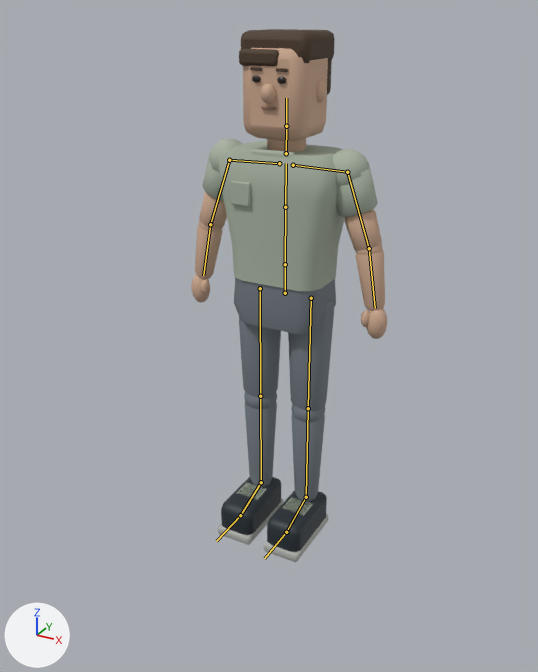
An edit to the glTF model models/avatars/avatar_casual.glb, drawn before and after from the same camera.
Rendered twice from a 50 mm lens placed at (1.115, -2.142, 1.838), pointed at (0.063, -0.23, 0.882). The lights are fixed; the arrows at lower left show +X, +Y and +Z. The picture after the commit comes second. The bones that change, and the others that lie on the model, are drawn over the model as lines.

Names of what the first picture shows: 'avatar_casual_mesh'.
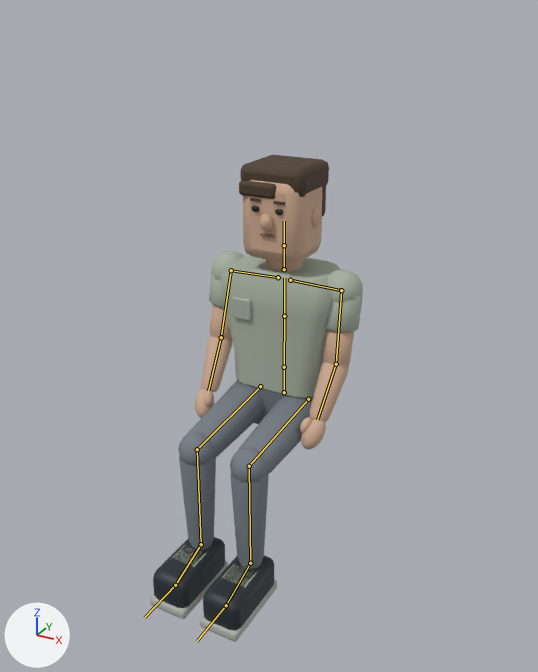
The newer file adds an action. The first version stands in its rest pose; the second is drawn at frame 18 of the action 'seated_idle'.

Edits to the bpy script that builds the scene:
```text
Change bone_hips:
    where bone_hips = bpy.data.objects['avatar_casual'].pose.bones['hips']
    bone_hips.location: (0.0, 0.0, 0.0) -> (0.0, -0.386, 0.0)
Change bone_chest:
    where bone_chest = bpy.data.objects['avatar_casual'].pose.bones['chest']  # child of 'spine'
    bone_chest.rotation_quaternion: (1.0, 0.0, 0.0, 0.0) -> (1.0, 0.02, 0.0, 0.0)  # degrees (0, 0, 0) -> degrees (2, 0, 0)
Change bone_head:
    where bone_head = bpy.data.objects['avatar_casual'].pose.bones['head']  # child of 'neck'
    bone_head.rotation_quaternion: (1.0, 0.0, 0.0, 0.0) -> (1.0, -0.016, 0.0, 0.0)  # degrees (0, 0, 0) -> degrees (-2, 0, 0)
Change bone_upper_arm_l:
    where bone_upper_arm_l = bpy.data.objects['avatar_casual'].pose.bones['upper_arm.L']  # child of 'shoulder.L'
    bone_upper_arm_l.rotation_quaternion: (1.0, 0.0, 0.0, 0.0) -> (0.979, -0.166, -0.067, 0.097)  # degrees (0, 0, 0) -> degrees (-20, -6, 12)
Change bone_forearm_l:
    where bone_forearm_l = bpy.data.objects['avatar_casual'].pose.bones['forearm.L']  # child of 'upper_arm.L'
    bone_forearm_l.rotation_quaternion: (1.0, 0.0, 0.0, 0.0) -> (0.985, -0.169, -0.031, -0.031)  # degrees (0, 0, 0) -> degrees (-19, -4, -3)
Change bone_upper_arm_r:
    where bone_upper_arm_r = bpy.data.objects['avatar_casual'].pose.bones['upper_arm.R']  # child of 'shoulder.R'
    bone_upper_arm_r.rotation_quaternion: (1.0, 0.0, 0.0, 0.0) -> (0.979, -0.166, 0.067, -0.097)  # degrees (0, 0, 0) -> degrees (-20, 6, -12)
Change bone_forearm_r:
    where bone_forearm_r = bpy.data.objects['avatar_casual'].pose.bones['forearm.R']  # child of 'upper_arm.R'
    bone_forearm_r.rotation_quaternion: (1.0, 0.0, 0.0, 0.0) -> (0.985, -0.169, 0.031, 0.031)  # degrees (0, 0, 0) -> degrees (-19, 4, 3)
Change bone_thigh_l:
    where bone_thigh_l = bpy.data.objects['avatar_casual'].pose.bones['thigh.L']  # child of 'hips'
    bone_thigh_l.rotation_quaternion: (1.0, 0.0, 0.0, 0.0) -> (0.739, -0.674, 0.0, 0.0)  # degrees (0, 0, 0) -> degrees (-85, 0, 0)
Change bone_shin_l:
    where bone_shin_l = bpy.data.objects['avatar_casual'].pose.bones['shin.L']  # child of 'thigh.L'
    bone_shin_l.rotation_quaternion: (1.0, 0.0, 0.0, 0.0) -> (0.739, 0.674, 0.0, 0.0)  # degrees (0, 0, 0) -> degrees (85, 0, 0)
Change bone_thigh_r:
    where bone_thigh_r = bpy.data.objects['avatar_casual'].pose.bones['thigh.R']  # child of 'hips'
    bone_thigh_r.rotation_quaternion: (1.0, 0.0, 0.0, 0.0) -> (0.739, -0.674, 0.0, 0.0)  # degrees (0, 0, 0) -> degrees (-85, 0, 0)
Change bone_shin_r:
    where bone_shin_r = bpy.data.objects['avatar_casual'].pose.bones['shin.R']  # child of 'thigh.R'
    bone_shin_r.rotation_quaternion: (1.0, 0.0, 0.0, 0.0) -> (0.739, 0.674, 0.0, 0.0)  # degrees (0, 0, 0) -> degrees (85, 0, 0)
```

Boxes (x1, y1, x2, y2) around the edits, measured in the pictures (538 x 672 px):
'avatar_casual_mesh', posed (9% wider, 9% shorter)
    before: (191, 29, 387, 562)
    after: (150, 155, 363, 642)
bone 'hips', root to tip
    before: (285, 293) to (285, 266)
    after: (284, 392) to (284, 368)
bone 'chest', root to tip
    before: (285, 207) to (286, 163)
    after: (284, 316) to (284, 278)
bone 'head', root to tip
    before: (286, 126) to (286, 98)
    after: (284, 245) to (284, 221)
bone 'upper_arm.L', root to tip
    before: (347, 172) to (369, 248)
    after: (341, 290) to (336, 364)
bone 'forearm.L', root to tip
    before: (369, 248) to (375, 308)
    after: (336, 364) to (317, 419)
bone 'upper_arm.R', root to tip
    before: (229, 160) to (210, 224)
    after: (231, 270) to (221, 337)
bone 'forearm.R', root to tip
    before: (210, 224) to (203, 275)
    after: (221, 337) to (208, 390)
bone 'thigh.L', root to tip
    before: (311, 298) to (308, 408)
    after: (308, 399) to (249, 466)
bone 'shin.L', root to tip
    before: (308, 408) to (306, 497)
    after: (249, 466) to (250, 563)
bone 'thigh.R', root to tip
    before: (260, 288) to (260, 396)
    after: (260, 386) to (197, 449)
bone 'shin.R', root to tip
    before: (260, 396) to (261, 482)
    after: (197, 449) to (201, 544)
